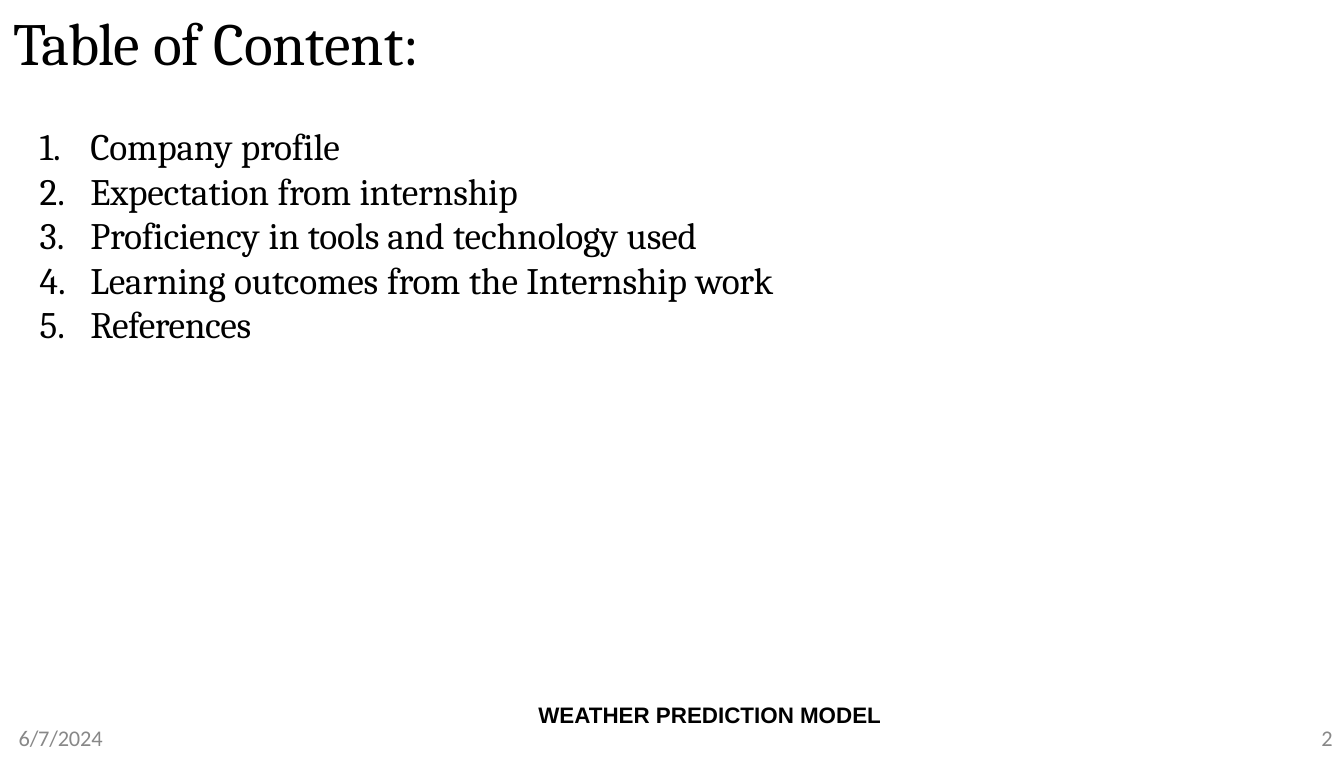
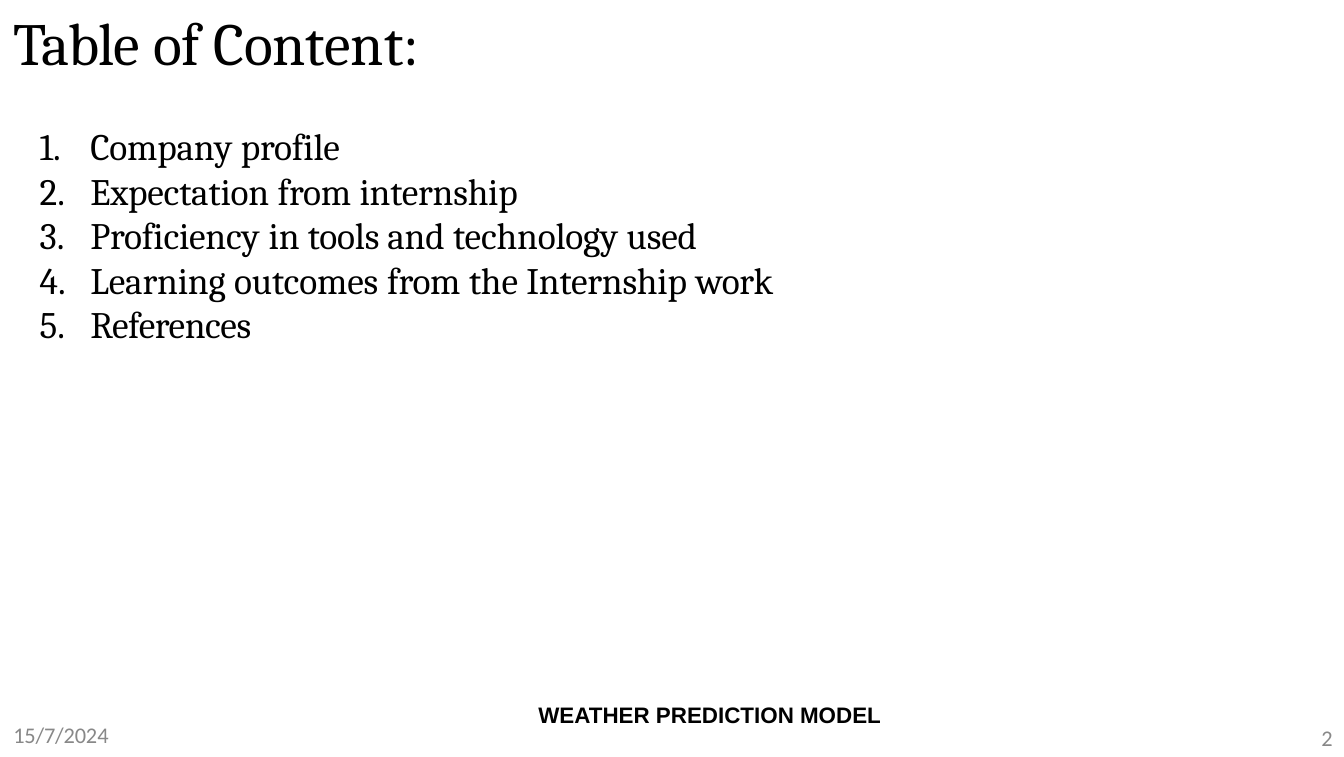
Before and after one commit to Anish202020/6th-Semester, a slide deck: slide 2 of Report and PPT/Internship/Ppt/Anish Kumar 1AY21CS028 Internship 6thsem-21scheme.pptx. Drawn at 1344x757 pixels with LibreOffice and Linux fonts; fonts in the diff are those of the drawing; background and template pictures are left out. Boxes give left, top, right and bottom in pixels: in the first picture for what was removed or moved away, otherwise in the second. Text is boxed around its words. In the diff, an @@ line names an element or a change of style, - is before the commit and + after.

```diff
--- a/Report and PPT/Internship/Ppt/Anish Kumar 1AY21CS028 Internship 6thsem-21scheme.pptx
+++ b/Report and PPT/Internship/Ppt/Anish Kumar 1AY21CS028 Internship 6thsem-21scheme.pptx
@@ text at bbox=[13, 727, 108, 744]: text changed @@
-6/7/2024
+15/7/2024
```
Also in this commit, not shown: 8 other slides changed, 2 slides added, 1 slide removed, 15 other files.
